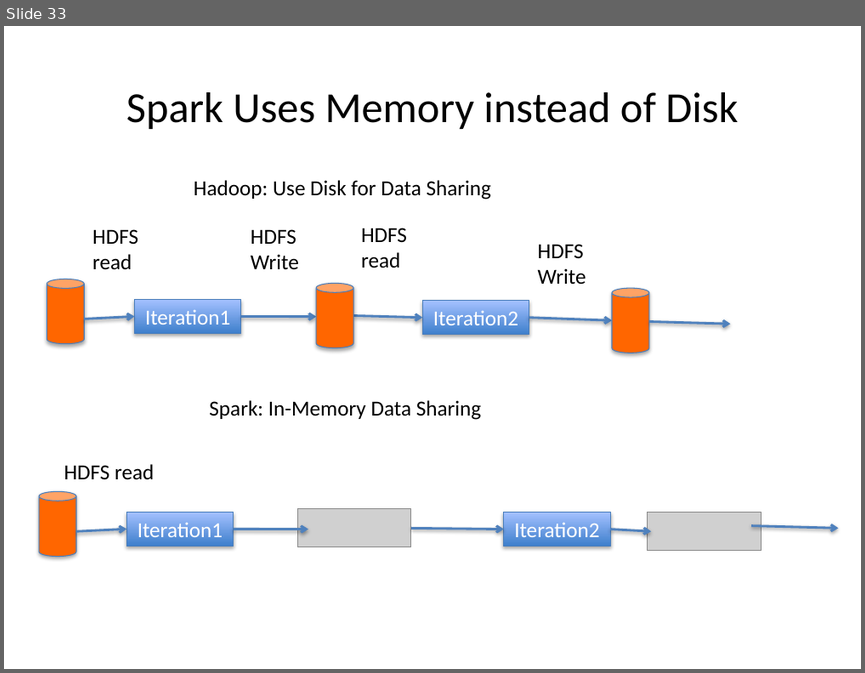
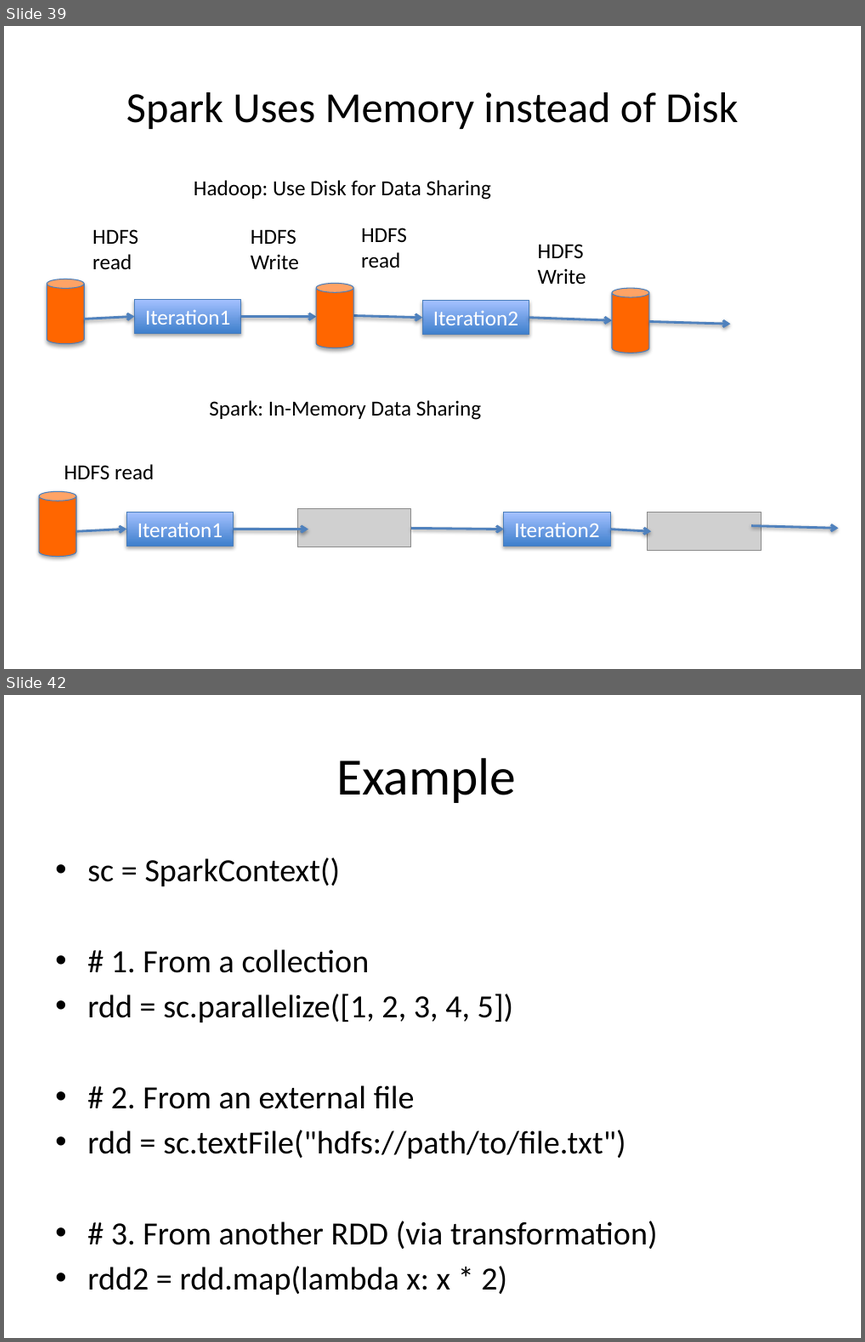
Before and after one commit to baloch838/Cloud_Computing_Lectures, a slide deck: Week 14.pptx. Shown one above the other, each under a label of ours: slide 33 before the commit, slides 39 and 42 after it; the slides between them are not shown. The pictures are 865x673 and 865x1342 pixels, drawn with LibreOffice and Linux fonts; fonts in the diff are those of the drawing; grey boxes stand for pictures. Boxes give left, top, right and bottom in pixels: in the first picture for what was removed or moved away, otherwise in the second. Text is boxed around its words. In the diff, an @@ line names an element or a change of style, - is before the commit and + after.

```diff
--- a/Week 14.pptx
+++ b/Week 14.pptx
@@ slide 42 added at (4,695,861,1338), background #FFFFFF @@
@@ title added at (336,758,516,803), 44 pt, text #000000 @@
+Example
@@ text added at (87,857,657,1294), 27.2 pt, text #000000 @@
+• sc = SparkContext()
+• # 1. From a collection
+• rdd = sc.parallelize([1, 2, 3, 4, 5])
+• # 2. From an external file
+• rdd = sc.textFile("hdfs://path/to/file.txt")
+• # 3. From another RDD (via transformation)
+• rdd2 = rdd.map(lambda x: x * 2)
@@ what was slide 33 is now slide 39 @@
```
Also in this commit, not shown: 1 slide changed, 12 other slides added, 1 slide removed, 1 other file.
